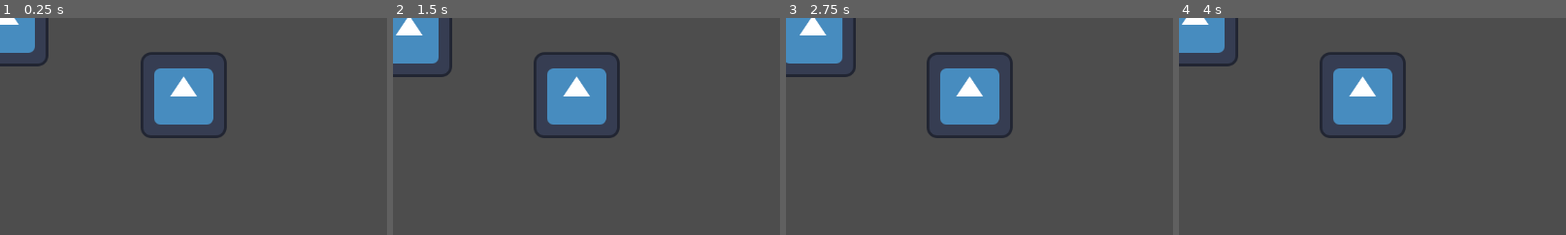
Above: before the commit, frames 1-4 (left to right).
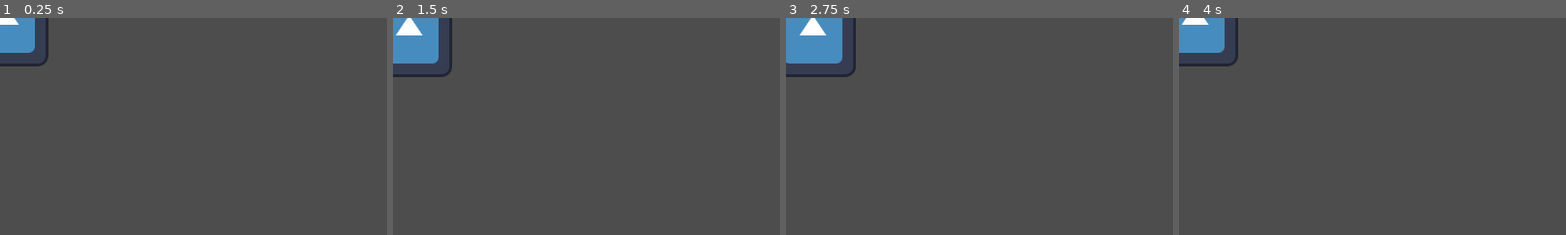
Above: after the commit, the same moments.

Repository: toliver7177/GSU-Game-Jam
Game: Godot game, scene res://player.tscn
Two runs of this game, one before a commit and one after it. Both use one fixed random seed, a clock stepped at 60 frames per second and the inputs below. The engine's default icon, where the game draws it, is replaced by a stand-in: a white triangle on a blue panel in a dark square.
Inputs:
- Up to frame 1 (0.25 s): no input
- Up to frame 2 (1.5 s): tap Enter at 0.5 s; hold D (right) 0.53-1.28 s; tap Space at 1.25 s; hold S (down) from 1.28 s (still down)
- Up to frame 3 (2.75 s): tap Enter at 2 s; release S (down) at 2.03 s; hold D (right) from 2.03 s (still down)
- Up to frame 4 (4 s): tap Space at 2.75 s; release D (right) at 2.78 s; hold W (up) 2.78-3.53 s; tap Enter at 3.5 s; hold A (left) from 3.53 s (still down)
The pictures show only the part of the screen within x 0-50%, y 0-50%; the shares and areas given below are measured in that part.

The runs differ from the first frame. In frame 1, 5.0% of the frame differs, in the area x 36-59%, y 15-56%; in frame 2, 5.0%; in frame 3, 5.0%; in frame 4, 5.0%.

Commit message:
started on water item

Diff:
--- /dev/null
+++ b/GG Project/MainScene.tscn
@@ -0,0 +1,10 @@
+[gd_scene load_steps=3 format=3 uid="uid://dbj6tnrcfoo0v"]
+
+[ext_resource type="PackedScene" uid="uid://cqm8l0yp7urbu" path="res://items/floatitem/floatingballoon.tscn" id="1_7481u"]
+[ext_resource type="PackedScene" uid="uid://cfa4wrj7jw73t" path="res://player.tscn" id="2_75ynp"]
+
+[node name="Node2D" type="Node2D"]
+
+[node name="FBalloon" parent="." instance=ExtResource("1_7481u")]
+
+[node name="Player" parent="." instance=ExtResource("2_75ynp")]
--- /dev/null
+++ b/GG Project/items/wateritem/wateritem.tscn
@@ -0,0 +1,17 @@
+[gd_scene load_steps=3 format=3 uid="uid://jx2hel86kdfx"]
+
+[ext_resource type="Script" path="res://wateritem.gd" id="1_5pi5i"]
+
+[sub_resource type="RectangleShape2D" id="RectangleShape2D_ugdwn"]
+
+[node name="Wateritem" type="Node2D"]
+
+[node name="Area2D" type="Area2D" parent="."]
+script = ExtResource("1_5pi5i")
+
+[node name="CollisionShape2D" type="CollisionShape2D" parent="Area2D"]
+shape = SubResource("RectangleShape2D_ugdwn")
+
+[node name="Sprite2D" type="Sprite2D" parent="Area2D"]
+
+[connection signal="area_entered" from="Area2D" to="Area2D" method="_on_wateritem_area_entered"]
--- a/GG Project/player.tscn
+++ b/GG Project/player.tscn
@@ -1,8 +1,7 @@
-[gd_scene load_steps=5 format=3 uid="uid://cfa4wrj7jw73t"]
+[gd_scene load_steps=4 format=3 uid="uid://cfa4wrj7jw73t"]
 
 [ext_resource type="Script" path="res://tilemovement.gd" id="1_2j3aj"]
 [ext_resource type="Texture2D" uid="uid://dkn4pnw6iojqa" path="res://icon.svg" id="2_efg8c"]
-[ext_resource type="PackedScene" uid="uid://cqm8l0yp7urbu" path="res://items/floatitem/floatingballoon.tscn" id="3_relpv"]
 
 [sub_resource type="RectangleShape2D" id="RectangleShape2D_cec3t"]
 size = Vector2(143, 152)
@@ -18,5 +17,3 @@
 
 [node name="Sprite2D" type="Sprite2D" parent="Player"]
 texture = ExtResource("2_efg8c")
-
-[node name="Node2D" parent="." instance=ExtResource("3_relpv")]
--- /dev/null
+++ b/GG Project/wateritem.gd
@@ -0,0 +1,4 @@
+extends Node2D
+
+func _on_wateritem_area_entered(area):
+	pass # Replace with function body.
